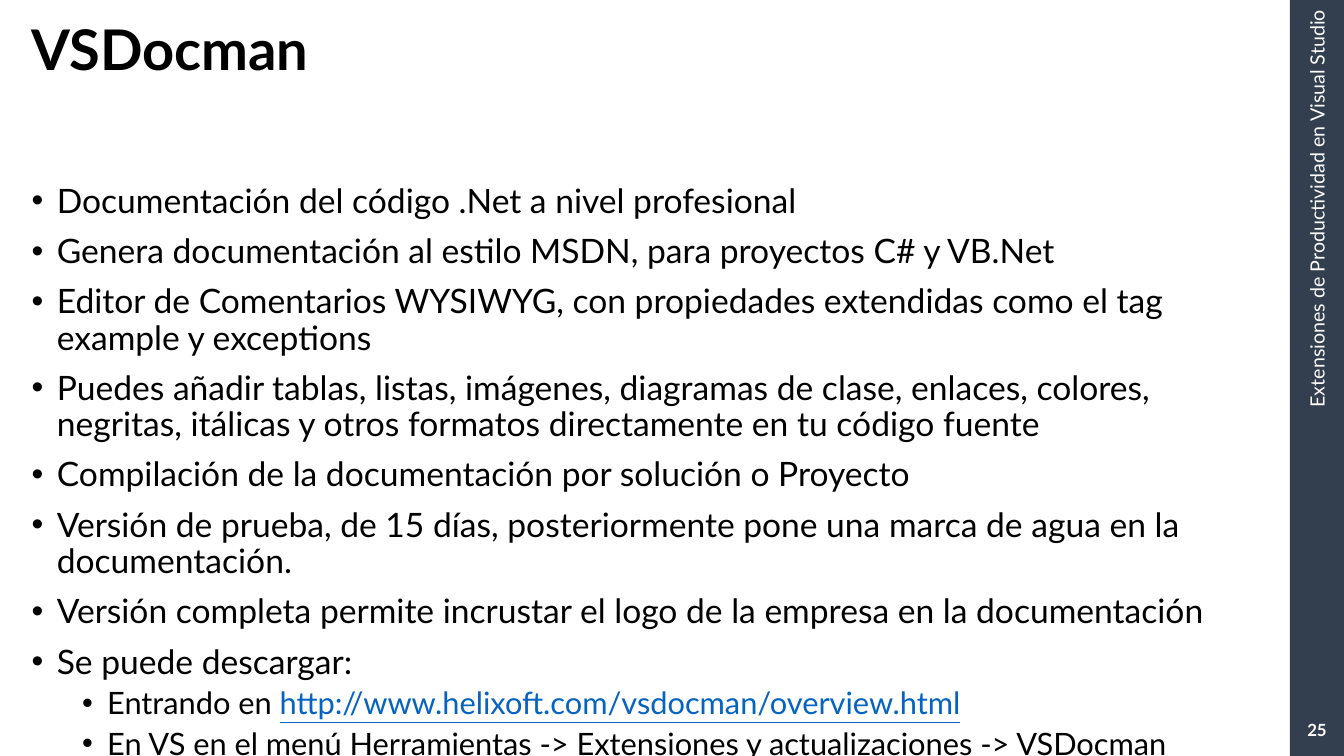
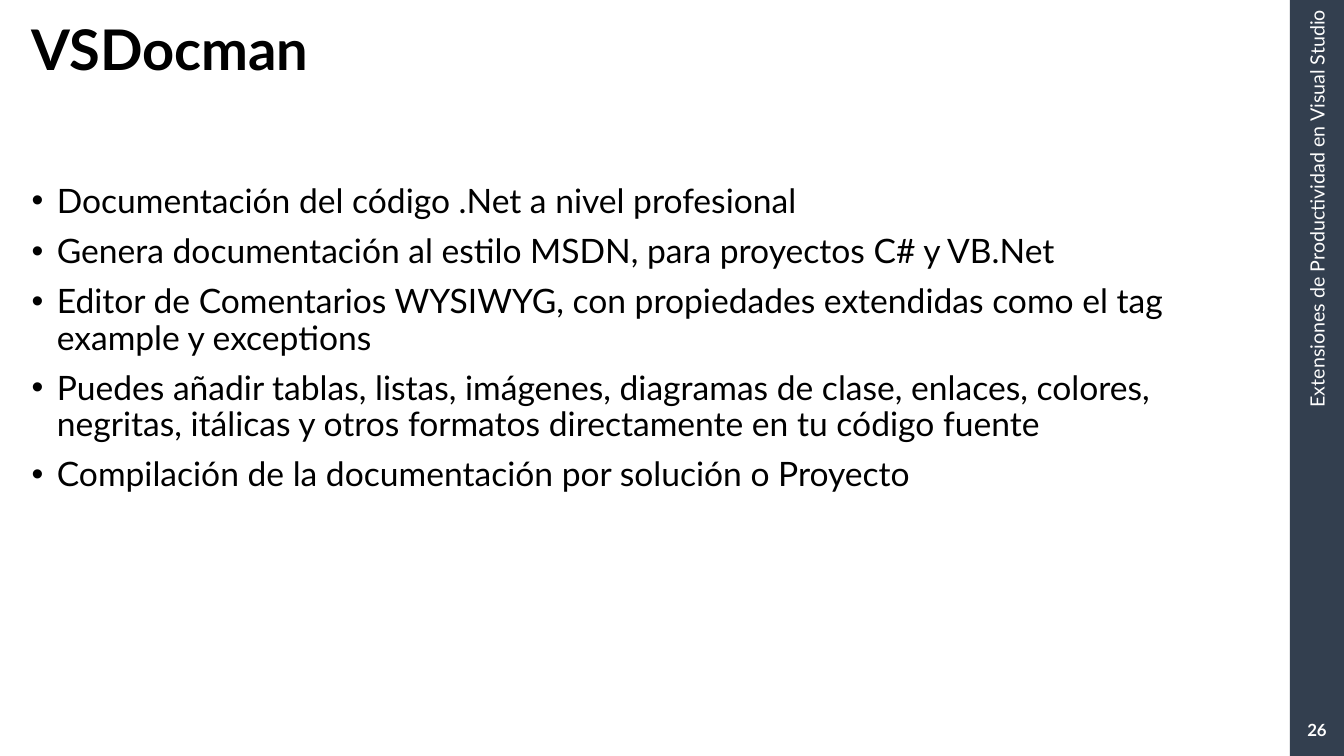
Before and after one commit to RGDotnet/Capacitacion, a slide deck: slide 26 of CapacitacionArmagedon/Diapositivas/Extensiones de productividad en visual studio.pptx (slide 25 before the commit). Drawn at 1344x756 pixels with LibreOffice and Linux fonts; fonts in the diff are those of the drawing; background and template pictures are left out. Boxes give left, top, right and bottom in pixels: in the first picture for what was removed or moved away, otherwise in the second. Text is boxed around its words. In the diff, an @@ line names an element or a change of style, - is before the commit and + after.

```diff
--- a/CapacitacionArmagedon/Diapositivas/Extensiones de productividad en visual studio.pptx
+++ b/CapacitacionArmagedon/Diapositivas/Extensiones de productividad en visual studio.pptx
@@ text at box(57, 512, 1203, 756): paragraphs removed @@
-• Versión de prueba, de 15 días, posteriormente pone una marca de agua en la documentación.
-• Versión completa permite incrustar el logo de la empresa en la documentación
-• Se puede descargar:
-  • Entrando en http://www.helixoft.com/vsdocman/overview.html
-  • En VS en el menú Herramientas -> Extensiones y actualizaciones -> VSDocman
@@ page number at box(1307, 723, 1326, 736): text changed @@
-25
+26
```
Also in this commit, not shown: 6 other slides changed, 2 slides added, 3 slides removed.
